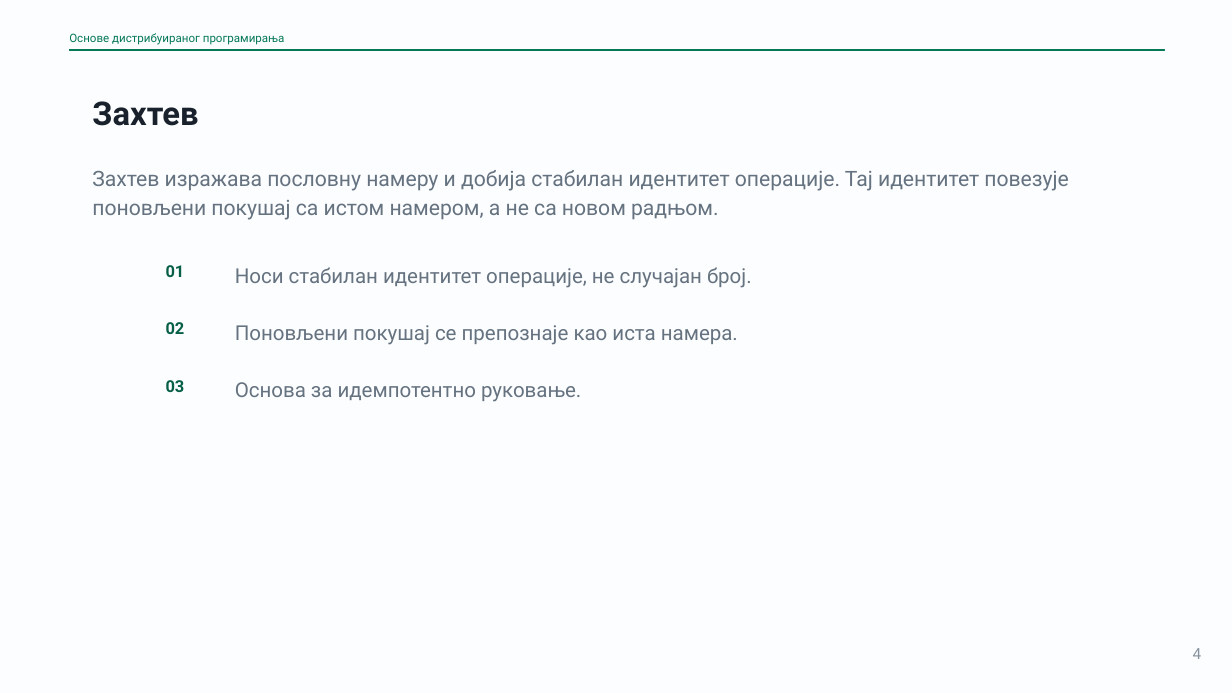
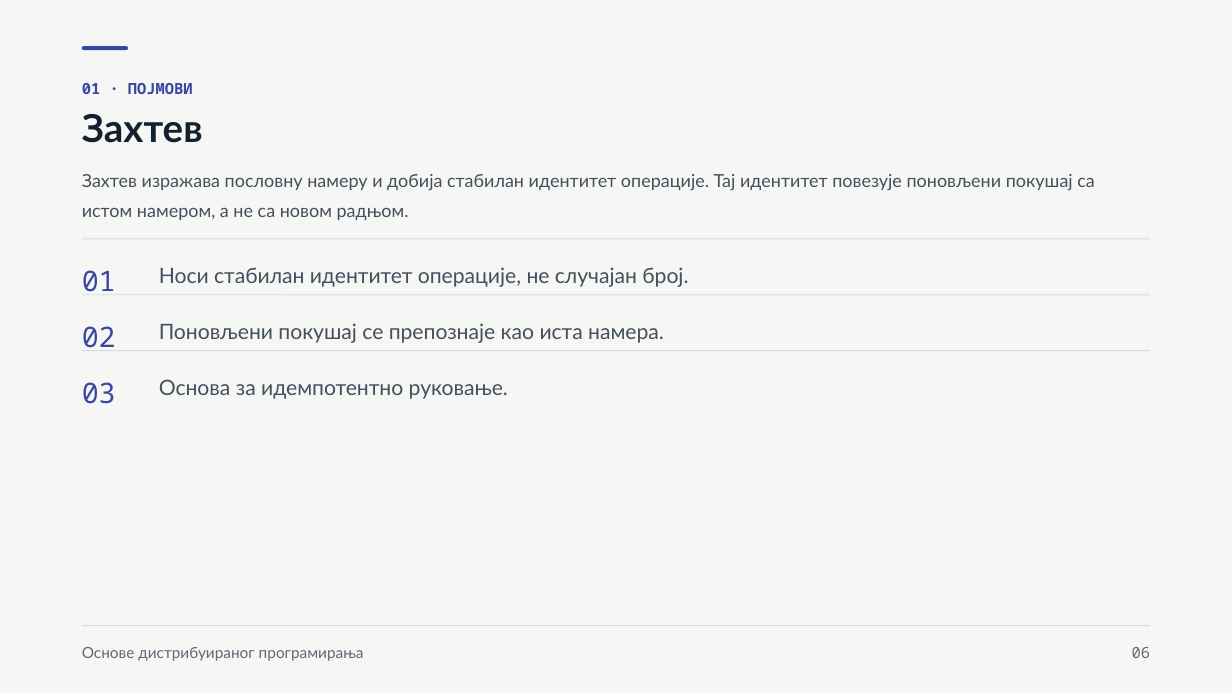
Before and after one commit to owlCoder/ftn-nastavni-materijali, a slide deck: slide 6 of 03 Osnove Distribuiranog Programiranja/02 Prezentacije/PPTX/06_Komande_poslovi_i_idempotentnost.pptx (slide 4 before the commit). Drawn at 1232x693 pixels with LibreOffice and Linux fonts; fonts in the diff are those of the drawing. Boxes give left, top, right and bottom in pixels: in the first picture for what was removed or moved away, otherwise in the second. Text is boxed around its words. In the diff, an @@ line names an element or a change of style, - is before the commit and + after.

```diff
--- a/03 Osnove Distribuiranog Programiranja/02 Prezentacije/PPTX/06_Komande_poslovi_i_idempotentnost.pptx
+++ b/03 Osnove Distribuiranog Programiranja/02 Prezentacije/PPTX/06_Komande_poslovi_i_idempotentnost.pptx
@@ background #FCFDFE to #F6F7F5 @@
@@ rectangle removed at box(69, 50, 1165, 51) @@
@@ rounded rectangle added at box(82, 46, 128, 50), fill #3A46A5 @@
@@ text added at box(82, 83, 193, 94), 12 pt, text #3A46A5, bold @@
+01 · ПОЈМОВИ
@@ text "Захтев": place and size @@
-text "Захтев" at box(92, 101, 198, 126)
+text "Захтев" at box(82, 114, 203, 143)
@@ text "Захтев" at box(82, 114, 203, 143): size 25.5 to 30 pt, font Roboto to Lato, text colour #19222C to #13202D; line spacing 1.02 to 1.1 @@
@@ text at box(82, 174, 1095, 220): text changed; size 16.5 to 14 pt; font Roboto to Lato; text colour #657280 to #44505D @@
-Захтев изражава пословну намеру и добија стабилан идентитет операције. Тај идентитет повезује поновљени покушај са истом намером, а не са новом радњом.
+Захтев изражава пословну намеру и добија стабилан идентитет операције. Тај идентитет повезује поновљени покушај са
+истом намером, а не са новом радњом.
@@ line added from (82, 239) to (1151, 239), #D3DAE1 0.75 pt @@
@@ text "01": place and size @@
-text "01" at box(166, 265, 185, 277)
+text "01" at box(82, 270, 116, 292)
@@ text "Носи стабилан идентитет операције, не ...": place and size @@
-text "Носи стабилан идентитет операције, не ..." at box(235, 267, 752, 288)
+text "Носи стабилан идентитет операције, не ..." at box(159, 267, 688, 287)
@@ line added from (82, 295) to (1151, 295), #D3DAE1 0.75 pt @@
@@ text "02": place and size @@
-text "02" at box(166, 322, 185, 334)
+text "02" at box(82, 326, 116, 348)
@@ text "Поновљени покушај се препознаје као ...": place and size @@
-text "Поновљени покушај се препознаје као ..." at box(235, 325, 738, 345)
+text "Поновљени покушај се препознаје као ..." at box(159, 323, 664, 343)
@@ line added from (82, 350) to (1151, 350), #D3DAE1 0.75 pt @@
@@ size 12.8 to 22 pt, font Roboto to Noto Sans Mono, text colour #065F46 to #3A46A5, bold off; line spacing 1.08 to 1.35 in 3 elements at box(82, 326, 116, 348), box(82, 270, 116, 292), box(82, 382, 116, 404) @@
@@ text "03": place and size @@
-text "03" at box(166, 380, 185, 392)
+text "03" at box(82, 382, 116, 404)
@@ size 16 to 16.5 pt, font Roboto to Lato, text colour #657280 to #44505D; line spacing 1.12 to 1.36 in 3 elements at box(159, 323, 664, 343), box(159, 267, 688, 287), box(159, 379, 508, 399) @@
@@ text "Основа за идемпотентно руковање.": place and size @@
-text "Основа за идемпотентно руковање." at box(235, 382, 581, 402)
+text "Основа за идемпотентно руковање." at box(159, 379, 508, 399)
@@ line added from (82, 626) to (1151, 626), #D3DAE1 0.75 pt @@
@@ text "Основе дистрибуираног програмирања": place and size @@
-text "Основе дистрибуираног програмирања" at box(69, 33, 285, 45)
+text "Основе дистрибуираног програмирања" at box(82, 647, 364, 661)
@@ text "Основе дистрибуираног програмирања" at box(82, 647, 364, 661): size 9 to 12 pt, font Roboto to Lato, text colour #047857 to #5E6975; line spacing 1.08 to 1.35 @@
@@ text added at box(1132, 647, 1150, 658), 12 pt, text #5E6975 @@
+06
@@ text removed at box(1193, 648, 1202, 659) @@
-4
```
Also in this commit, not shown: 19 other slides changed, 7 slides added, 7 other files.
